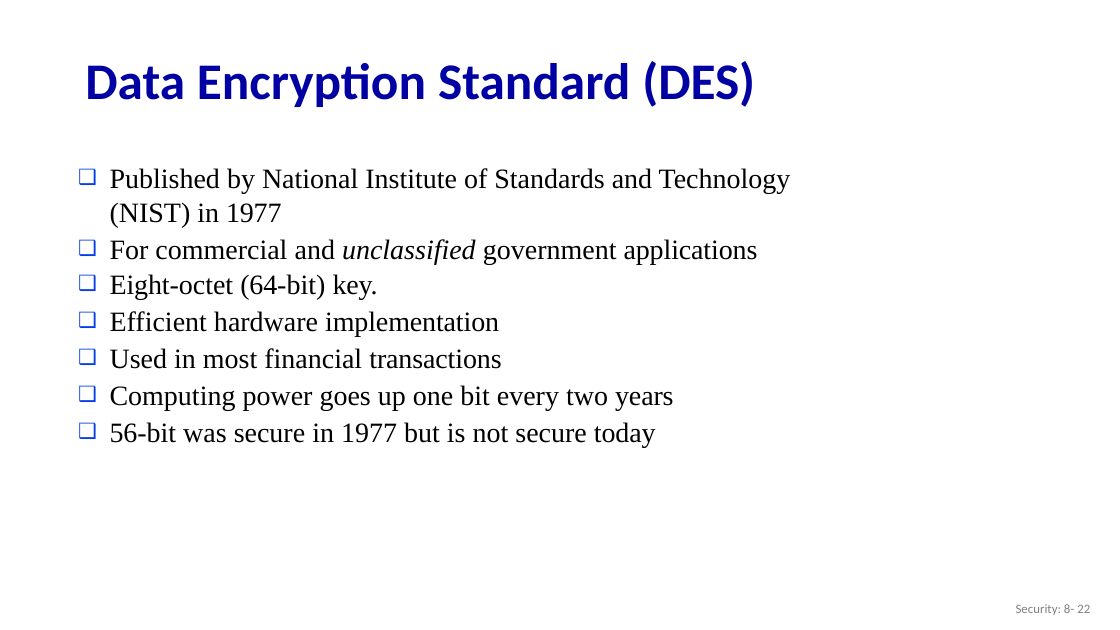
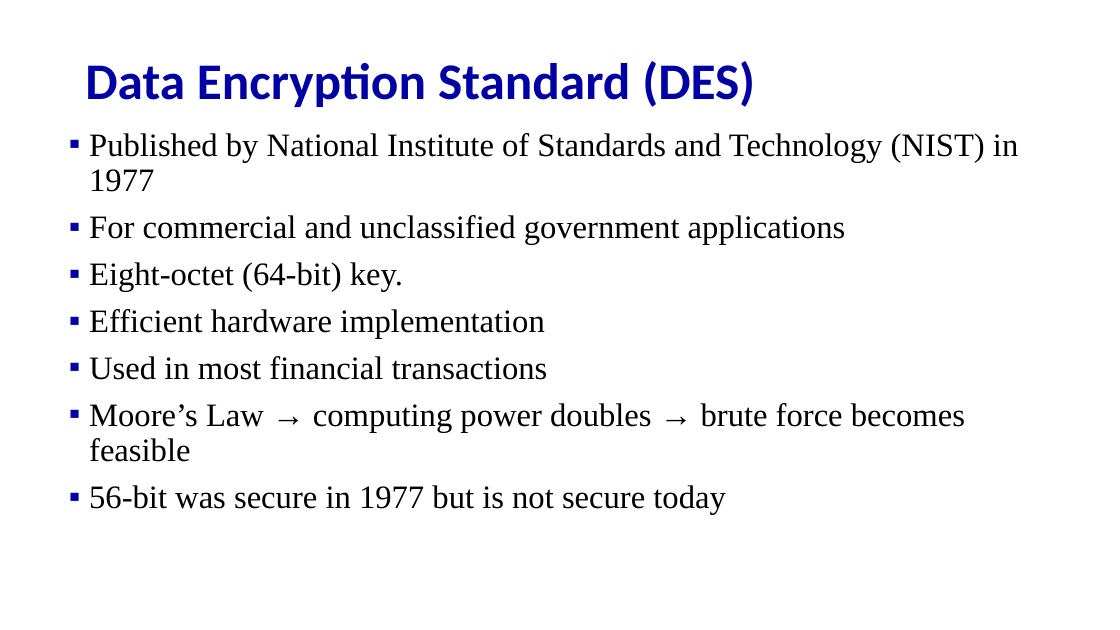
Before and after one commit to guhofstra/CSC175Sp26, a slide deck: slide 23 of PPTs/Lecture X - Network Security.pptx (slide 22 before the commit). Drawn at 1120x630 pixels with LibreOffice and Linux fonts; fonts in the diff are those of the drawing. Boxes give left, top, right and bottom in pixels: in the first picture for what was removed or moved away, otherwise in the second. Text is boxed around its words. In the diff, an @@ line names an element or a change of style, - is before the commit and + after.

```diff
--- a/PPTs/Lecture X - Network Security.pptx
+++ b/PPTs/Lecture X - Network Security.pptx
@@ text "Published by National Institute of ...": place and size @@
-text "Published by National Institute of ..." at [110,168,791,447]
+text "Published by National Institute of ..." at [89,133,1018,514]
@@ text at [89,133,1018,514]: size 24 to 28 pt in "Published by National Institute of Standards and ...", "For commercial and unclassified government applications", "Eight-octet (64-bit) key.", "Efficient hardware implementation" and 2 more places; letter spacing -0.2 to 0 pt in "1977", "key."; letter spacing -0.1 to 0 pt in "applications", "Eight-octet (64-bit)", "implementation", "transactions" and 1 more places; italic off in "unclassified"; bullet ❑ to ▪; line spacing 1 to 0.9; more space between paragraphs; bullet colour #063DE8 to #0000A3; line spacing 27.4pt to 0.9 @@
@@ text at [89,403,965,462]: text changed; size 24 to 28 pt @@
-❑ Computing power goes up one bit every two years
+▪ Moore’s Law → computing power doubles → brute force becomes feasible
@@ page number removed at [1016,604,1090,615] @@
-Security: 8- 22
```
Also in this commit, not shown: 11 other slides changed, 1 slide added, 3 slides removed, 13 other files.
